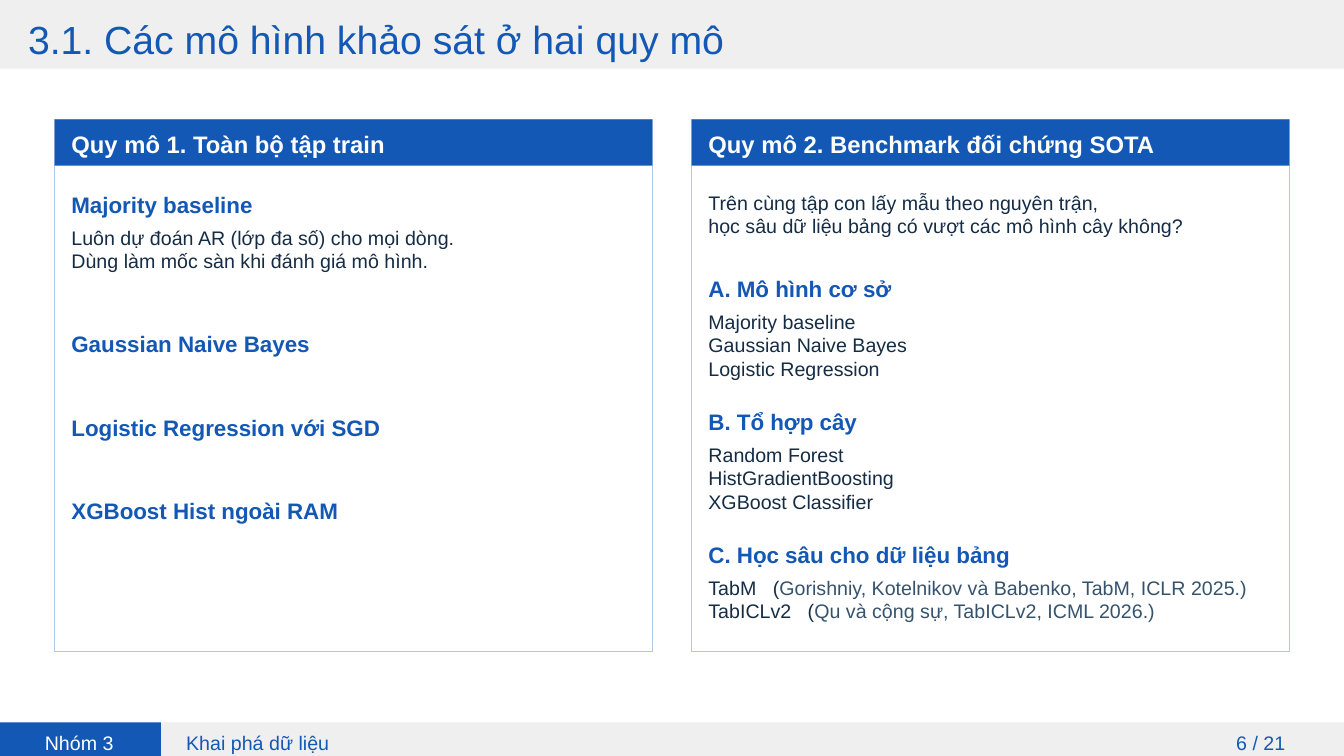
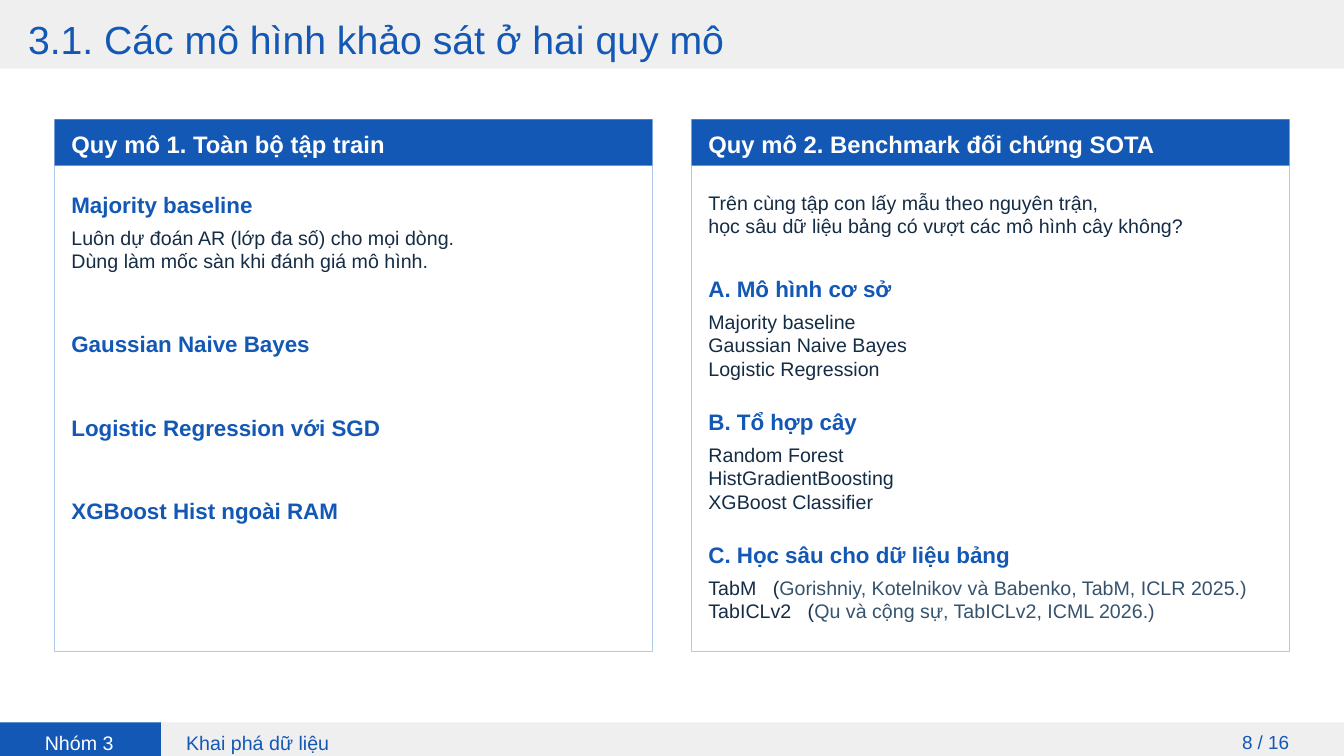
Before and after one commit to kttt294/PUBG-Weapon-Groups, a slide deck: slide 8 of docs/Thuyet_trinh_PUBG.pptx (slide 7 before the commit). Drawn at 1344x756 pixels with LibreOffice and Linux fonts; fonts in the diff are those of the drawing. Boxes give left, top, right and bottom in pixels: in the first picture for what was removed or moved away, otherwise in the second. Text is boxed around its words. In the diff, an @@ line names an element or a change of style, - is before the commit and + after.

```diff
--- a/docs/Thuyet_trinh_PUBG.pptx
+++ b/docs/Thuyet_trinh_PUBG.pptx
@@ text at box(1242, 736, 1289, 749): text changed; size 14 to 13.5 pt @@
-6 / 21
+8 / 16
```
Also in this commit, not shown: 10 other slides changed, 5 slides added, 4 slides removed, 1 other file.
